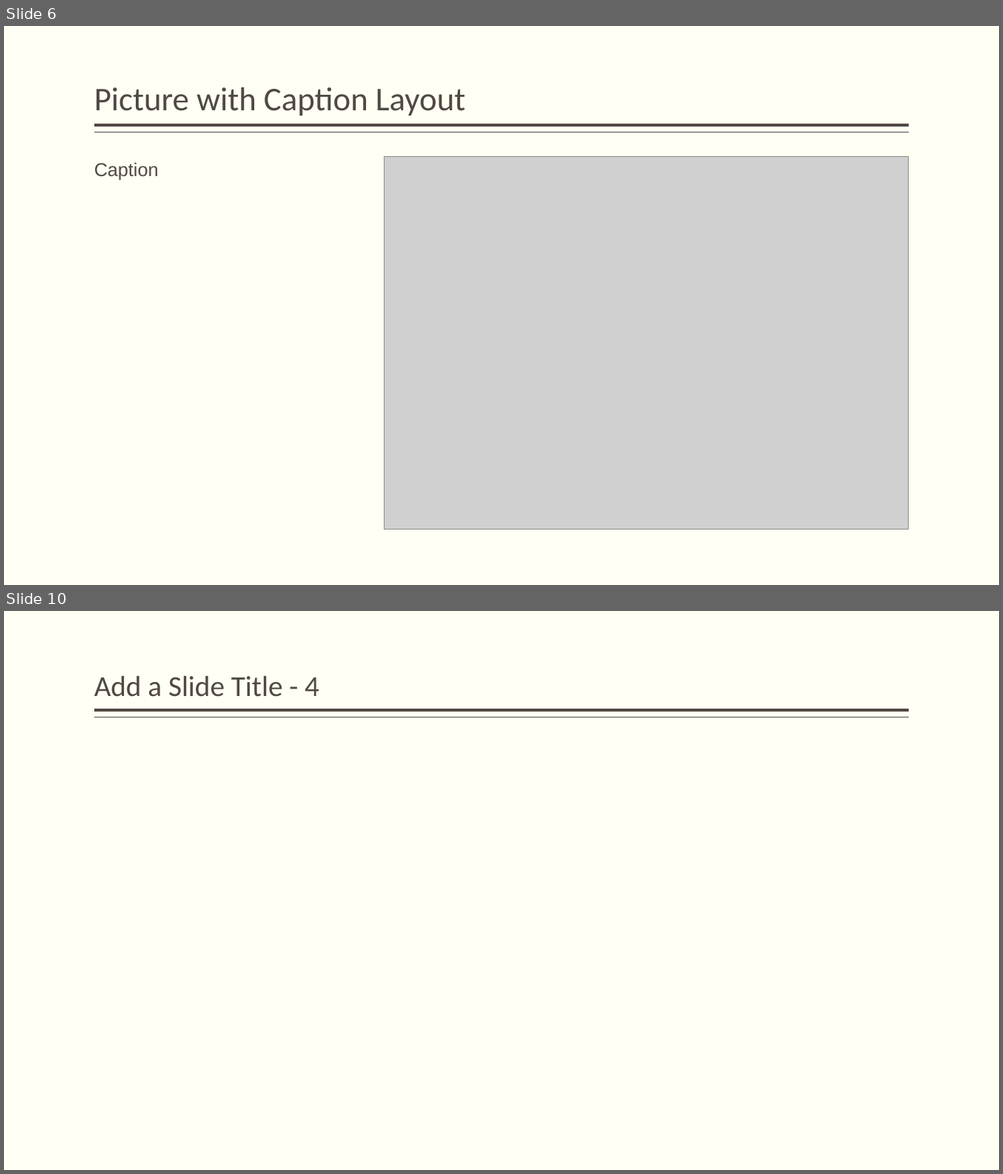
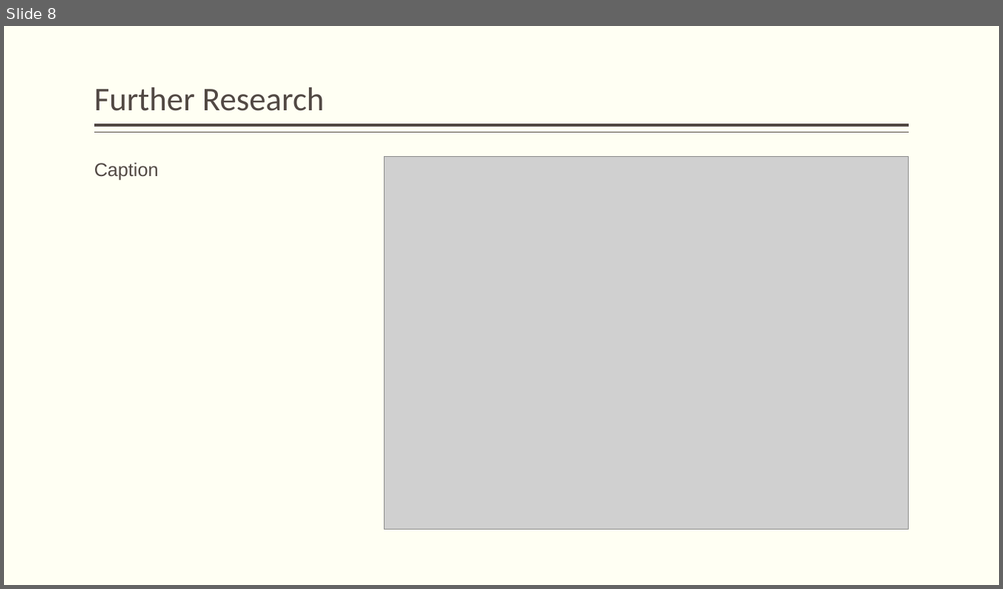
Before and after one commit to JackDaedalus/Sci-Research, a slide deck: PPT/My Topic CC Fraud cf v1-0 120222.pptx. Shown one above the other, each under a label of ours: slides 6 and 10 before the commit, slide 8 after it; the slides between them are not shown. The pictures are 1003x1174 and 1003x589 pixels, drawn with LibreOffice and Linux fonts; fonts in the diff are those of the drawing; grey boxes stand for pictures. Boxes give left, top, right and bottom in pixels: in the first picture for what was removed or moved away, otherwise in the second. Text is boxed around its words. In the diff, an @@ line names an element or a change of style, - is before the commit and + after.

```diff
--- a/PPT/My Topic CC Fraud cf v1-0 120222.pptx
+++ b/PPT/My Topic CC Fraud cf v1-0 120222.pptx
@@ slide 10 removed at (4, 611, 999, 1170), background #FFFFF3; not listed: 2 template elements that a slide beside it also shows @@
@@ title removed at (94, 675, 319, 697) @@
-Add a Slide Title - 4
@@ what was slide 6 is now slide 8 @@
@@ slide 8 changed as well @@
@@ title at (94, 87, 324, 111): text changed @@
-Picture with Caption Layout
+Further Research
```
Also in this commit, not shown: 3 other slides changed, 5 slides added, 7 other slides removed, 1 other file.
